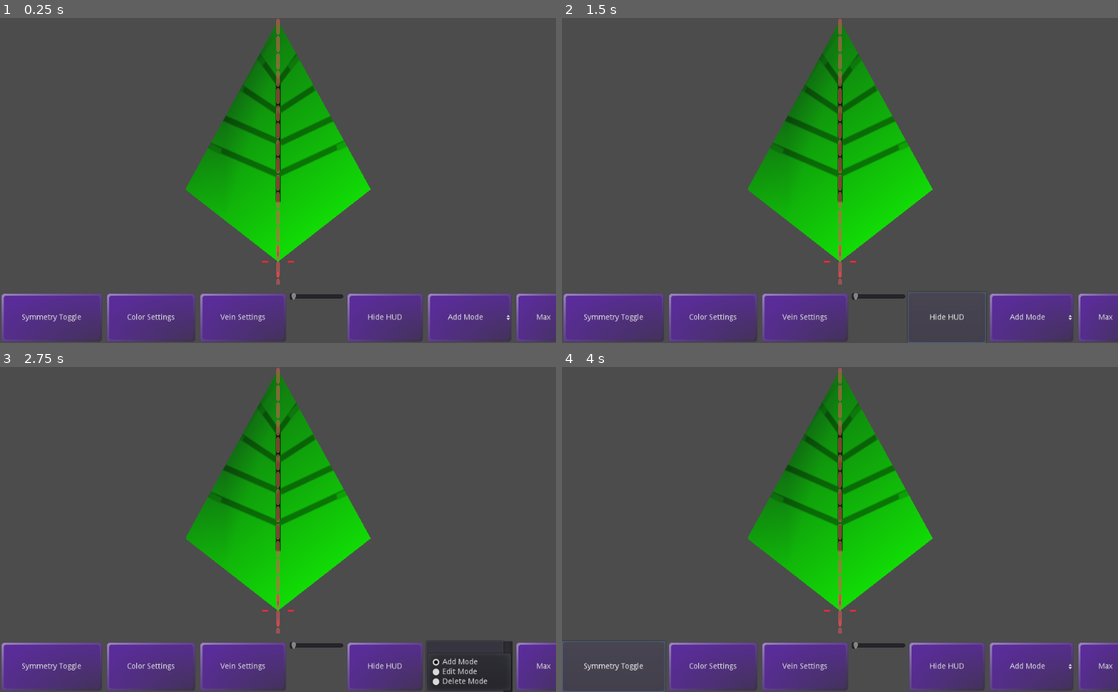
Above: before the commit, frames 1-4 (two rows, left to right).
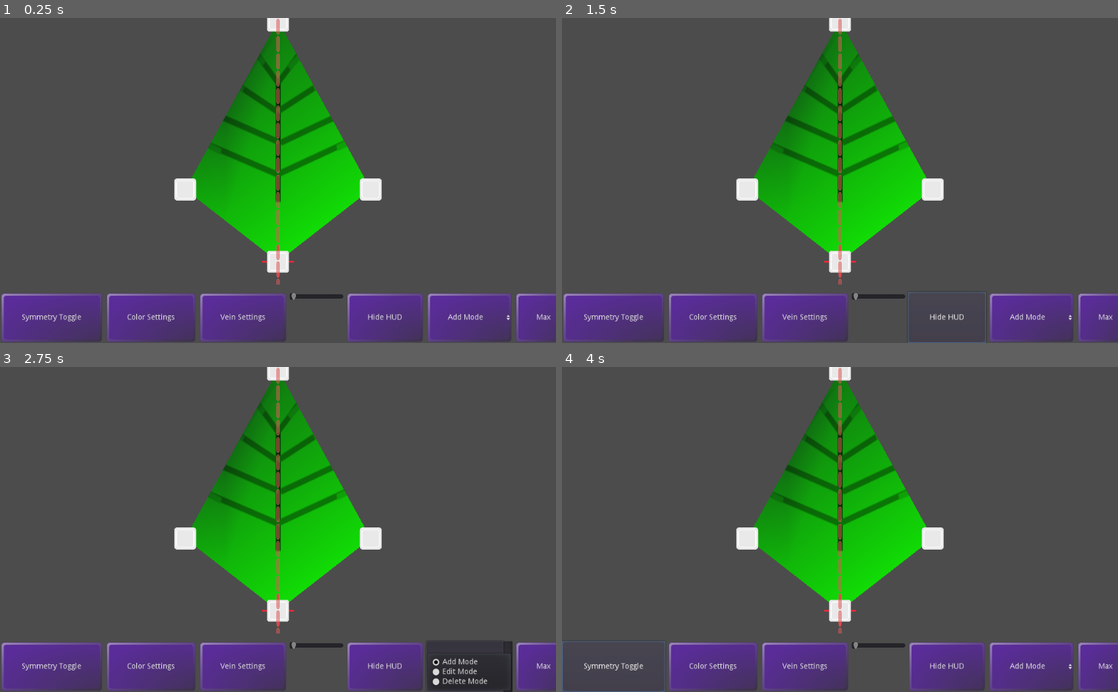
Above: after the commit, the same moments.

Repository: LettucePie/persephone
Game: Godot game, scene res://design/leafmaker.tscn
Same seed, same stepped clock (60 frames per second), same inputs: the game is played once before the commit and once after it.
Inputs:
- Up to frame 1 (0.25 s): no input
- Up to frame 2 (1.5 s): click "Symmetry Toggle" at 0.5 s; click "Hide HUD" at 1.25 s
- Up to frame 3 (2.75 s): click "Add Mode" at 2 s
- Up to frame 4 (4 s): click "Max" at 2.75 s; click "Symmetry Toggle" at 3.5 s

The runs differ from the first frame. In frame 1, 1.0% of the frame differs, in the area x 31-69%, y 0-79%; in frame 2, 1.0%; in frame 3, 1.0%; in frame 4, 1.0%.

Commit message:
Added scaling for leaf control points

Diff:
--- a/design/leafmaker_canvas.gd
+++ b/design/leafmaker_canvas.gd
@@ -12,19 +12,24 @@
 onready var leaf_poly = $Polygon2D
 onready var leaf_origin = $LeafOrigin
 onready var leaf_curve : Curve2D = Curve2D.new()
+var leaf_vis : Array = []
 onready var leaf_color : Color = Color(0.2, 0.8, 0.1, 1.0)
 onready var leaf_gradient : Gradient = leaf_gradient_default
 onready var leaf_texture : Texture = leaf_texture_default
 
 var current_mode = Mode.ADD_MODE
+var screen_size : Vector2
+
 
 func _ready():
+	screen_size = OS.get_window_size()
 	print("Centering Origin First Time")
 	recenter_origin()
 	print("Building Start of the Leaf")
 	leaf_curve = Curve2D.new()
 	leaf_curve.set_bake_interval(5)
-	leaf_curve.add_point(leaf_origin.position, Vector2.ZERO, Vector2.ZERO)
+	add_point(leaf_origin.position)
+#	leaf_curve.add_point(leaf_origin.position, Vector2.ZERO, Vector2.ZERO)
 	print("Building Rest of the Leaf")
 	starting_leaf()
 
@@ -54,6 +59,7 @@
 func slide_curve(offset : Vector2):
 	for i in leaf_curve.get_point_count():
 		leaf_curve.set_point_position(i, leaf_curve.get_point_position(i) - offset)
+		leaf_vis[i].position -= offset
 
 
 func fit_curve_scale(anchor : Vector2, w : float, h : float):
@@ -128,6 +134,7 @@
 			leaf_curve.set_point_position(
 					i,
 					leaf_curve.get_point_position(i).linear_interpolate(anchor, percent))
+			leaf_vis[i].position = leaf_vis[i].position.linear_interpolate(anchor, percent)
 
 
 func starting_leaf():
@@ -138,9 +145,12 @@
 	left_point.x = left_point.x * 0.7
 	var right_point = center_point
 	right_point.x = OS.get_window_size().x - left_point.x
-	leaf_curve.add_point(left_point, Vector2.ZERO, Vector2.ZERO)
-	leaf_curve.add_point(top_point, Vector2.ZERO, Vector2.ZERO)
-	leaf_curve.add_point(right_point, Vector2.ZERO, Vector2.ZERO)
+	add_point(left_point)
+	add_point(top_point)
+	add_point(right_point)
+#	leaf_curve.add_point(left_point, Vector2.ZERO, Vector2.ZERO)
+#	leaf_curve.add_point(top_point, Vector2.ZERO, Vector2.ZERO)
+#	leaf_curve.add_point(right_point, Vector2.ZERO, Vector2.ZERO)
 	update()
 
 
@@ -166,11 +176,16 @@
 	node_vis.position = pos
 	node_vis.scale = node_scale
 	self.add_child(node_vis)
+	leaf_vis.append(node_vis)
 	var index = leaf_curve.get_baked_points().find(pos)
 #	draw_shape()
 #	draw_curve_shape()
 	update()
-	debug_draw_curve_shape()
+#	debug_draw_curve_shape()
+
+
+func insert_point():
+	pass
 
 
 func draw_shape():
